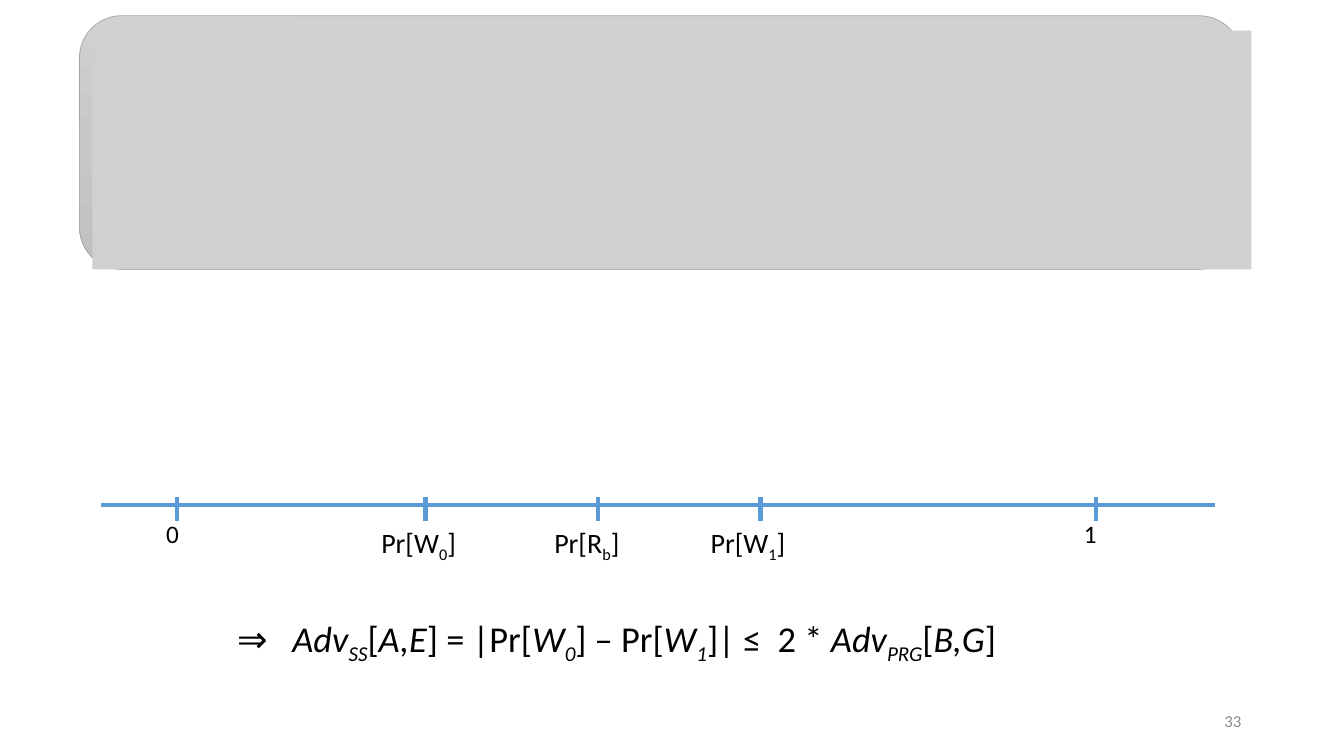
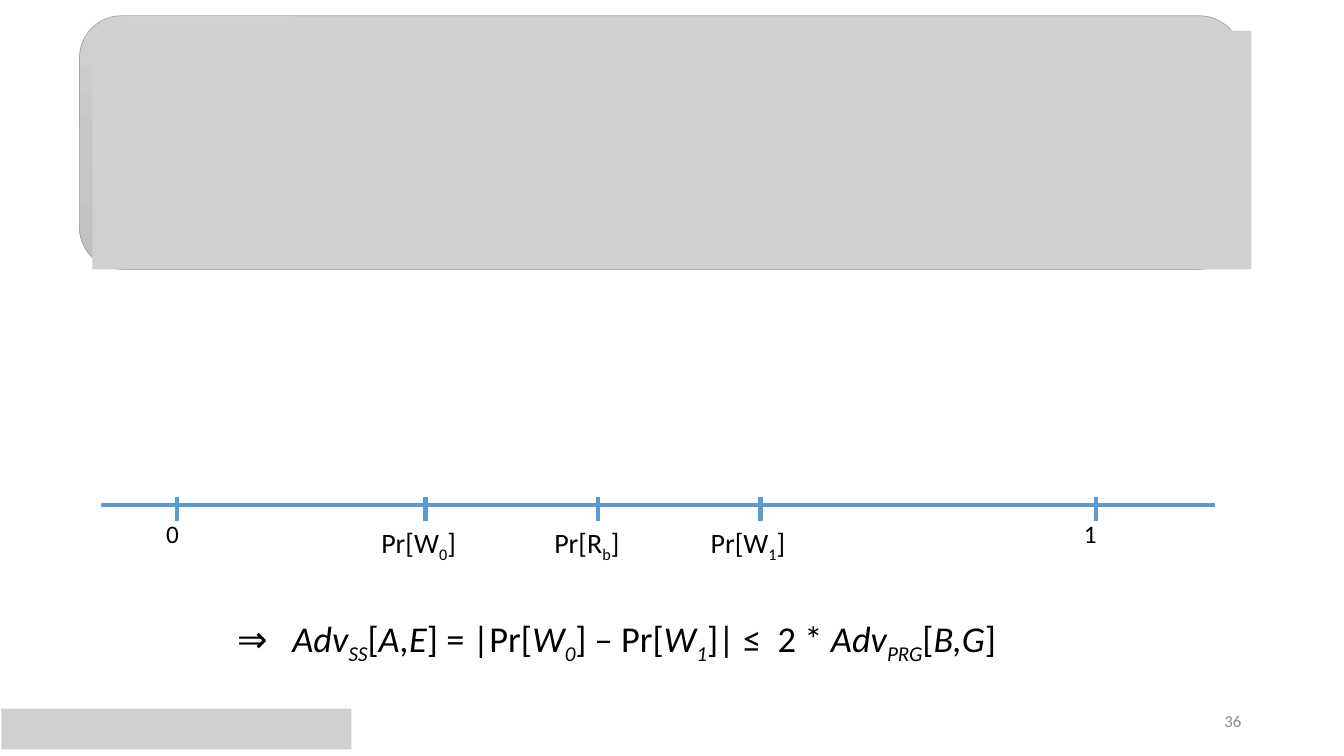
Before and after one commit to CryptoCourse/CryptoLectures, a slide deck: slide 36 of Lectures/Lecture2.pptx (slide 33 before the commit). Drawn at 1344x756 pixels with LibreOffice and Linux fonts; fonts in the diff are those of the drawing; grey boxes stand for pictures. Boxes give left, top, right and bottom in pixels: in the first picture for what was removed or moved away, otherwise in the second. Text is boxed around its words. In the diff, an @@ line names an element or a change of style, - is before the commit and + after.

```diff
--- a/Lectures/Lecture2.pptx
+++ b/Lectures/Lecture2.pptx
@@ picture added at (x1=1, y1=709, x2=351, y2=749) @@
@@ page number at (x1=1224, y1=716, x2=1241, y2=727): text changed @@
-33
+36
```
Also in this commit, not shown: 4 other slides changed, 3 slides added, 2 other files.
